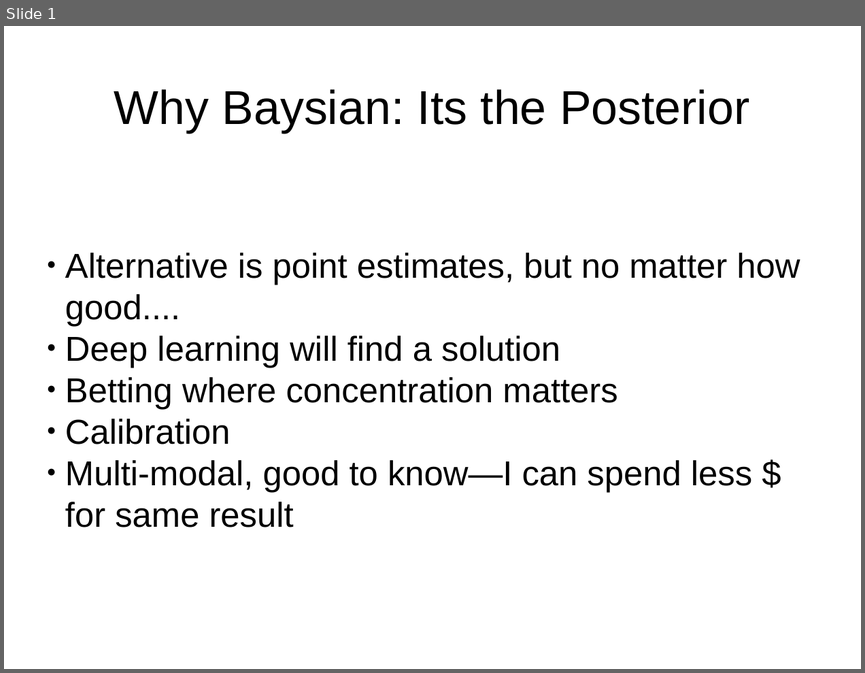
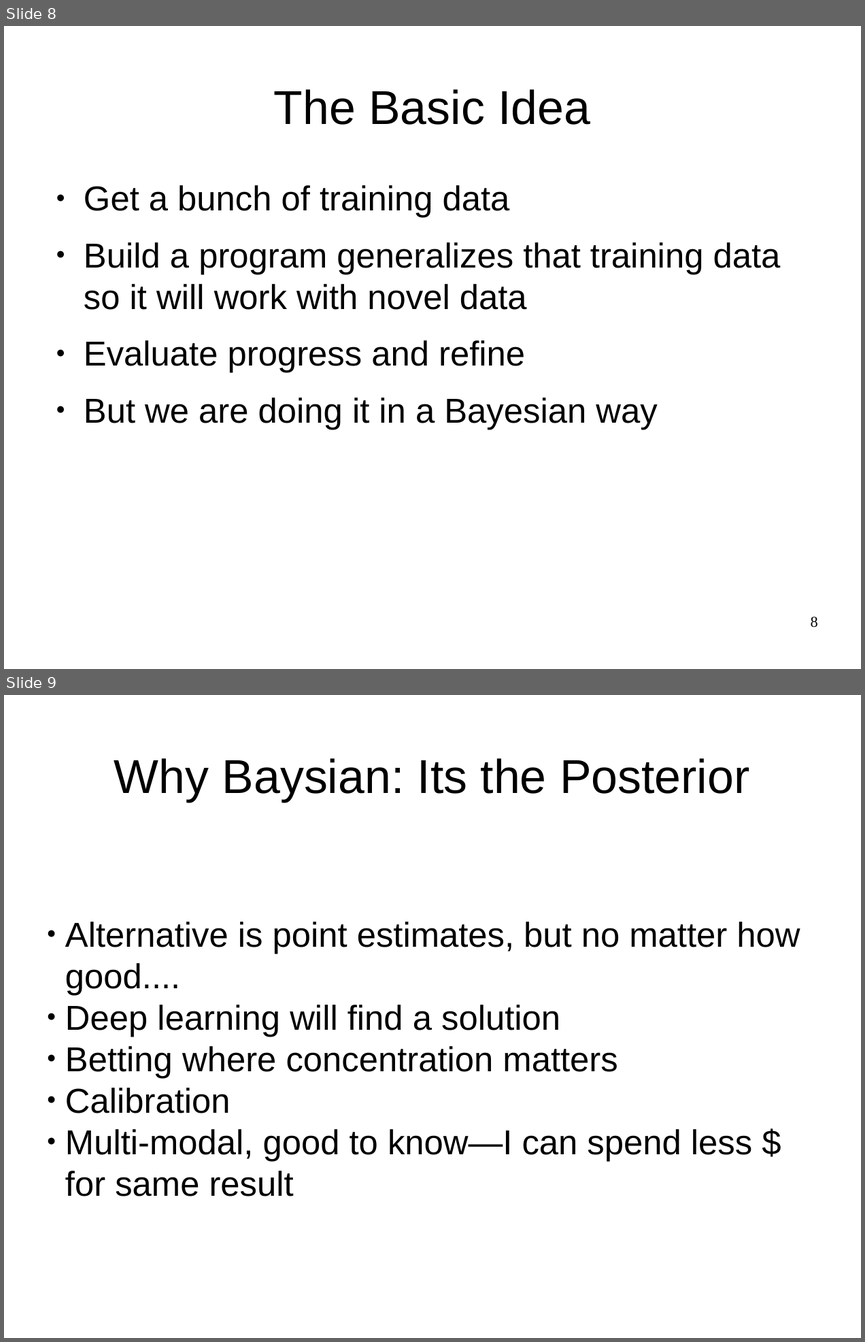
Before and after one commit to breckbaldwin/StanIsThePlan, a slide deck: talks/burlingtonMeetup2019/BurlingtonMeetup.odp. Shown one above the other, each under a label of ours: slide 1 before the commit, slides 8 and 9 after it. The pictures are 865x673 and 865x1342 pixels, drawn with LibreOffice and Linux fonts; fonts in the diff are those of the drawing. Boxes give left, top, right and bottom in pixels: in the first picture for what was removed or moved away, otherwise in the second. Text is boxed around its words. In the diff, an @@ line names an element or a change of style, - is before the commit and + after.

Commit message:
added in data size slides

```diff
--- a/talks/burlingtonMeetup2019/BurlingtonMeetup.odp
+++ b/talks/burlingtonMeetup2019/BurlingtonMeetup.odp
@@ slide 8 added at [4,26,861,669], background #FFFFFF @@
@@ title added at [274,89,590,125], 44 pt, text #000000 @@
+The Basic Idea
@@ text added at [84,185,781,429], 32 pt, text #000000 @@
+● Get a bunch of training data
+● Build a program generalizes that training data so it will work with novel data
+● Evaluate progress and refine
+● But we are doing it in a Bayesian way
@@ page number added at [810,616,818,627], 14 pt, text #000000 @@
+8
@@ what was slide 1 is now slide 9 @@
```
Also in this commit, not shown: 40 other slides added, 1 slide removed.
